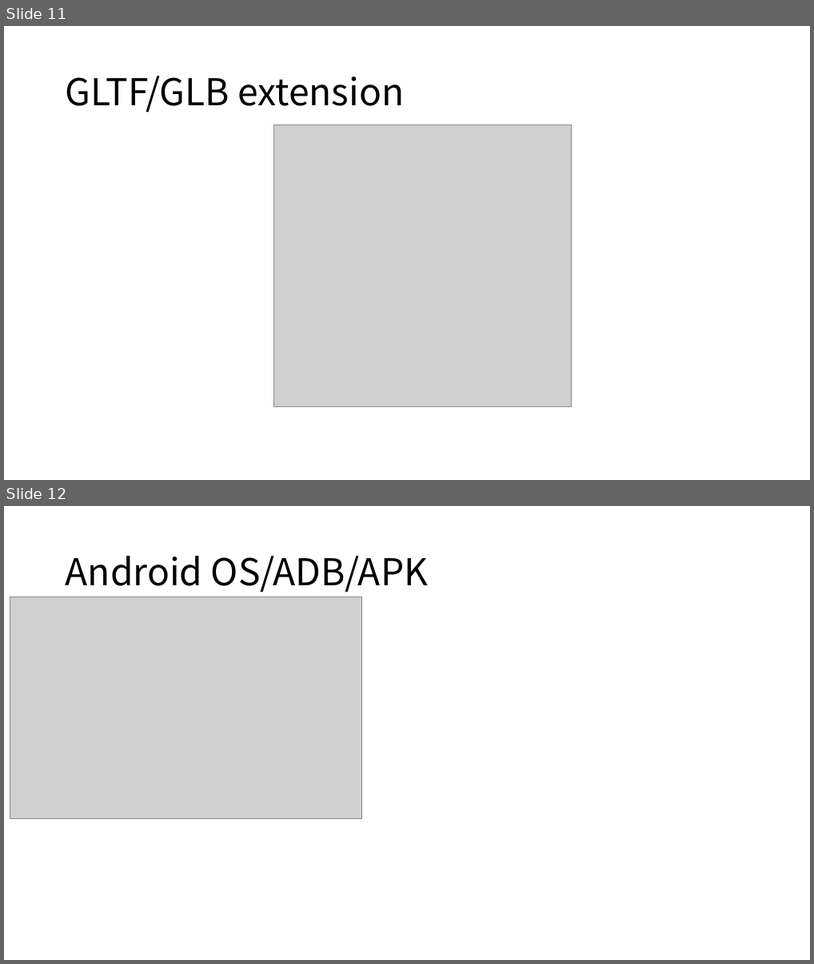
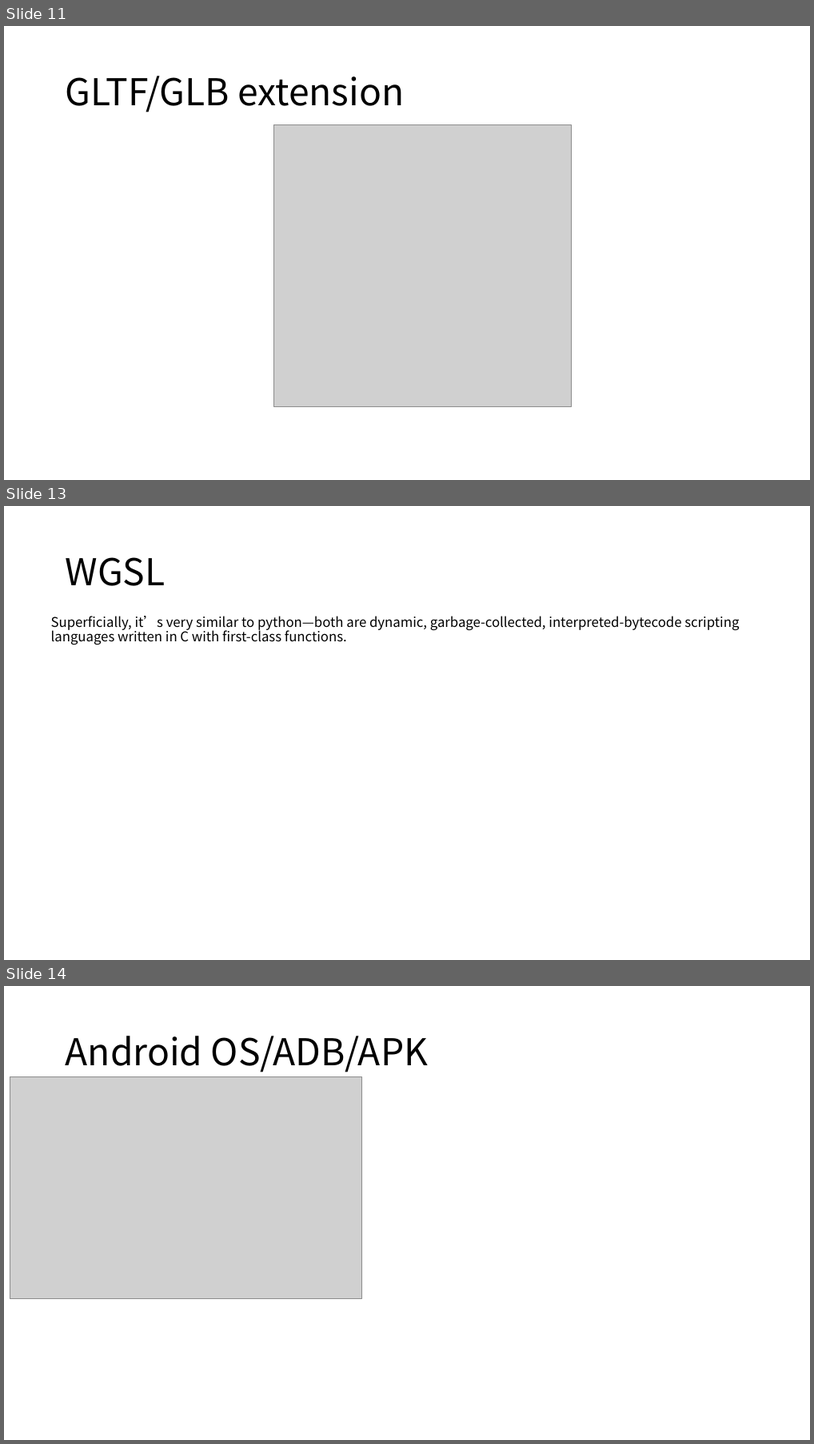
Before and after one commit to boycececil666gmailcom/webgpu-renderer, a slide deck: WebGPU Renderer.pptx. Shown one above the other, each under a label of ours: slides 11 and 12 before the commit, slides 11, 13 and 14 after it; the slides between them are not shown. The pictures are 814x964 and 814x1444 pixels, drawn with LibreOffice and Linux fonts; fonts in the diff are those of the drawing; grey boxes stand for pictures. Boxes give left, top, right and bottom in pixels: in the first picture for what was removed or moved away, otherwise in the second. Text is boxed around its words. In the diff, an @@ line names an element or a change of style, - is before the commit and + after.

```diff
--- a/WebGPU Renderer.pptx
+++ b/WebGPU Renderer.pptx
@@ slide 13 added at [4,506,810,960], background #FFFFFF @@
@@ title added at [66,557,166,586], 44 pt, text #000000 @@
+WGSL
@@ text added at [51,616,739,645], 16 pt, text #000000 @@
+Superficially, it’s very similar to python—both are dynamic, garbage-collected, interpreted-bytecode scripting languages written in C with first-class functions.
@@ what was slide 12 is now slide 14 @@
```
Also in this commit, not shown: 2 slides changed, 1 other slide added, 35 other files.
